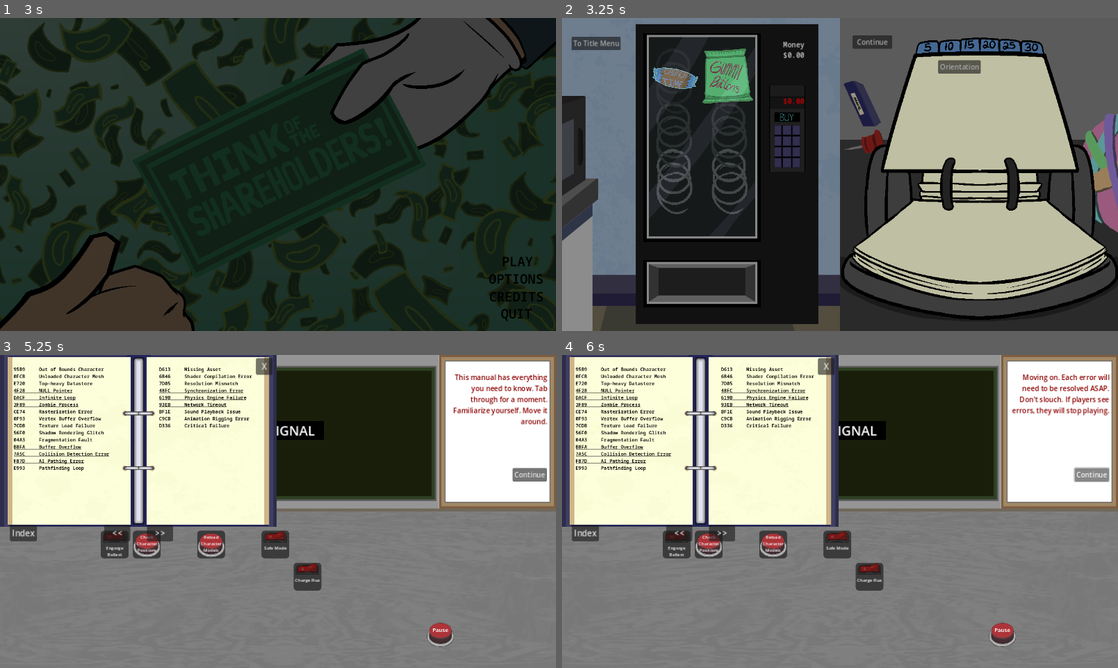
Above: before the commit, frames 1-4 (two rows, left to right).
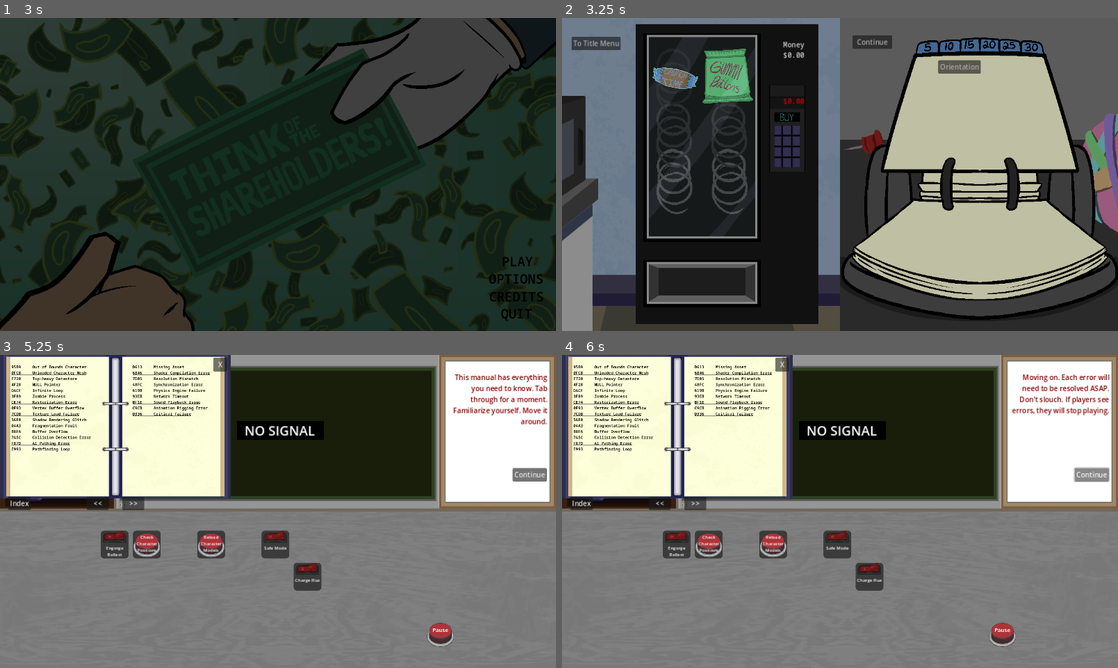
Above: after the commit, the same moments.

Repository: Carth501/team-ferret
Game: Godot game, scene res://scenes/splash/splash_screen_manager.tscn
Two runs of this game, one before a commit and one after it. Both use one fixed random seed, a clock stepped at 60 frames per second and the inputs below. Sound files missing from this copy of the repository are replaced by a short silence.
Inputs (mouse positions are in pixels of both pictures, inside the frame that each line leads up to):
- Up to frame 1 (3 s): tap Enter at 0.5 s; move the mouse to (400, 158) at 0.52 s; click (400, 158) at 0.6 s; drag from (166, 190) to (250, 237) at 1.27 s; move the mouse to (333, 105) at 2.02 s; hold Shift 2.03-2.75 s; click (333, 105) at 2.3 s; click (517, 262) at 2.75 s
- Up to frame 2 (3.25 s): no input
- Up to frame 3 (5.25 s): click "Continue" at 3.5 s; click (144, 545) at 4.27 s; click (27, 477) at 5 s
- Up to frame 4 (6 s): click "Continue" at 5.75 s

Frame 1 is identical in both runs. In frame 2, 0.5% of the frame differs, in the area x 50-58%, y 20-35%; in frame 3, 16%, in the area x 0-50%, y 0-60%; in frame 4, 16%.

Commit message:
fix manual dragging

Diff:
--- a/project.godot
+++ b/project.godot
@@ -60,6 +60,11 @@
 , Object(InputEventMouseButton,"resource_local_to_scene":false,"resource_name":"","device":-1,"window_id":0,"alt_presse …(249 unchanged characters)…
 ]
 }
+click={
+"deadzone": 0.5,
+"events": [Object(InputEventMouseButton,"resource_local_to_scene":false,"resource_name":"","device":-1,"window_id":0,"alt_pressed":false,"shift_pressed":false,"ctrl_pressed":false,"meta_pressed":false,"button_mask":1,"position":Vector2(145, 19),"global_position":Vector2(149, 60),"factor":1.0,"button_index":1,"canceled":false,"pressed":true,"double_click":false,"script":null)
+]
+}
 
 [rendering]
 
--- a/scenes/game_menu.tscn
+++ b/scenes/game_menu.tscn
@@ -7,7 +7,6 @@
 [ext_resource type="AudioStream" uid="uid://t5mmhj1jlbxn" path="res://assets/audio/music/title_screen.mp3" id="4_lc7sr"]
 [ext_resource type="Script" path="res://scripts/audio_interface.gd" id="5_txwpc"]
 [ext_resource type="PackedScene" uid="uid://dkkx2t5in0lxp" path="res://scenes/vending_machine.tscn" id="6_o8brn"]
-[ext_resource type="PackedScene" uid="uid://dtyv8dggwfwl" path="res://scenes/manual.tscn" id="8_ds13a"]
 
 [node name="GameMenu" type="Node"]
 script = ExtResource("1_4esr6")
@@ -56,12 +55,6 @@
 offset_bottom = 74.0
 text = "To Title Menu"
 
-[node name="manual" parent="." instance=ExtResource("8_ds13a")]
-offset_left = 648.0
-offset_top = 144.0
-offset_right = -551.0
-offset_bottom = -539.0
-
 [connection signal="pressed" from="Continue" to="." method="load_continue"]
 [connection signal="tree_exiting" from="AudioStreamPlayer" to="AudioStreamPlayer" method="record_exit_time"]
 [connection signal="pressed" from="To Title Menu" to="." method="jump_to_title"]
--- a/scenes/manual_book.tscn
+++ b/scenes/manual_book.tscn
@@ -10,7 +10,7 @@
 anchors_preset = 0
 offset_right = 532.0
 offset_bottom = 358.0
-scale = Vector2(1.2, 1.2)
+mouse_filter = 2
 script = ExtResource("1_g60n5")
 book_margin = 50.0
 
@@ -131,7 +131,11 @@
 [connection signal="mouse_entered" from="TextureRect/MarginContainer" to="." method="_on_mouse_entered"]
 [connection signal="mouse_exited" from="TextureRect/MarginContainer" to="." method="_on_mouse_exited"]
 [connection signal="meta_clicked" from="TextureRect/MarginContainer/HBoxContainer/left_page/left_text" to="." method="parse_hyperlink"]
+[connection signal="meta_hover_ended" from="TextureRect/MarginContainer/HBoxContainer/left_page/left_text" to="." method="meta_entered"]
+[connection signal="meta_hover_started" from="TextureRect/MarginContainer/HBoxContainer/left_page/left_text" to="." method="meta_exited"]
 [connection signal="meta_clicked" from="TextureRect/MarginContainer/HBoxContainer/right_page/right_text" to="." method="parse_hyperlink"]
+[connection signal="meta_hover_ended" from="TextureRect/MarginContainer/HBoxContainer/right_page/right_text" to="." method="meta_entered"]
+[connection signal="meta_hover_started" from="TextureRect/MarginContainer/HBoxContainer/right_page/right_text" to="." method="meta_exited"]
 [connection signal="pressed" from="prev_button" to="." method="prev_button"]
 [connection signal="pressed" from="next_button" to="." method="next_button"]
 [connection signal="pressed" from="jump_to_index" to="." method="index_shortcut"]
--- a/scenes/modules/warning_popup.tscn
+++ b/scenes/modules/warning_popup.tscn
@@ -13,6 +13,7 @@
 
 [node name="Warning panel" type="Panel" parent="."]
 visible = false
+z_index = 2
 layout_mode = 0
 offset_left = -83.0
 offset_top = -141.0
--- a/scripts/manual_book.gd
+++ b/scripts/manual_book.gd
@@ -19,6 +19,7 @@
 var mouse_over: bool = false
 var holding: bool = false
 var in_window: bool = true
+var over_meta := 0
 
 func prev_button():
 	emit_signal("prev_page")
@@ -38,13 +39,11 @@
 	close.emit()
 
 func _on_gui_input(event):
-	if(event is InputEventMouseButton):
-		if(event.is_pressed() && mouse_over):
+	if Input.is_action_just_pressed("click"):
+		if(mouse_over && over_meta == 0):
 			drag_offset = get_viewport().get_mouse_position()
 			initial_position = position
 			holding = true
-		else:
-			holding = false
 	elif(event is InputEventMouseMotion):
 		if(holding && in_window):
 			var delta_position = get_viewport().get_mouse_position() - drag_offset
@@ -57,6 +56,8 @@
 			new_position.x = clamp(new_position.x, 0, max_x)
 			new_position.y = clamp(new_position.y, 0, max_y)
 			position = new_position
+	if Input.is_action_just_released("click"):
+		holding = false
 
 
 func _notification(what):
@@ -70,3 +71,9 @@
 
 func _on_mouse_exited():
 	mouse_over = false
+
+func meta_entered(_meta):
+	over_meta += 1
+
+func meta_exited(_meta):
+	over_meta -= 1
Not shown: 1 places in scenes/game_menu.tscn that only renumber resources
